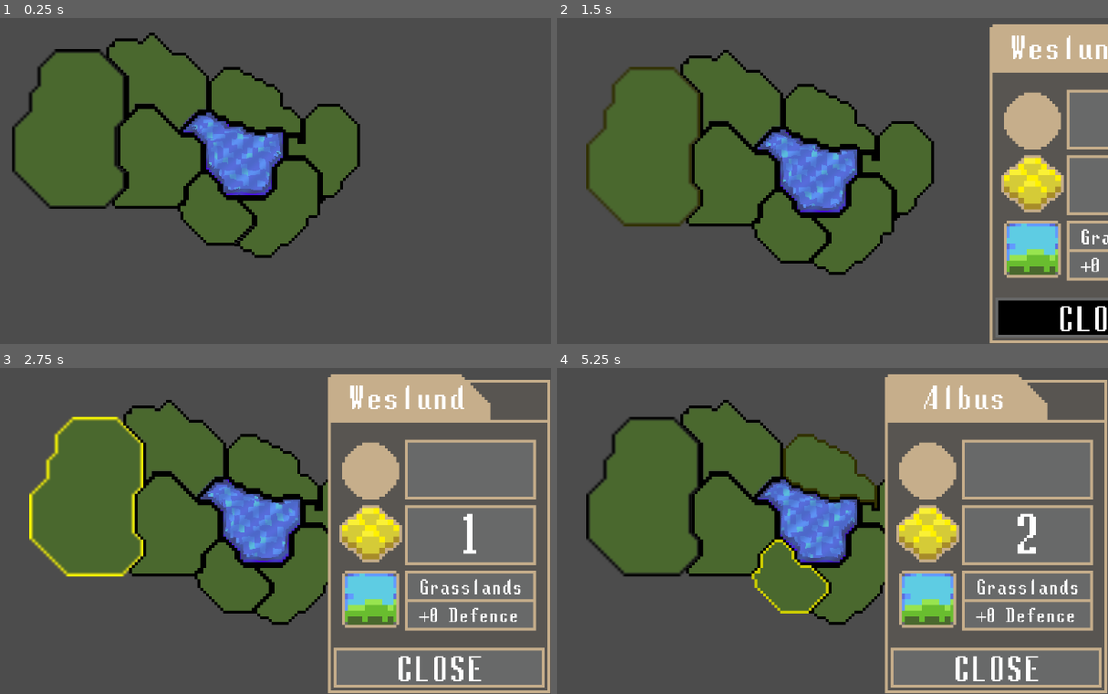
Above: before the commit, frames 1-4 (two rows, left to right).
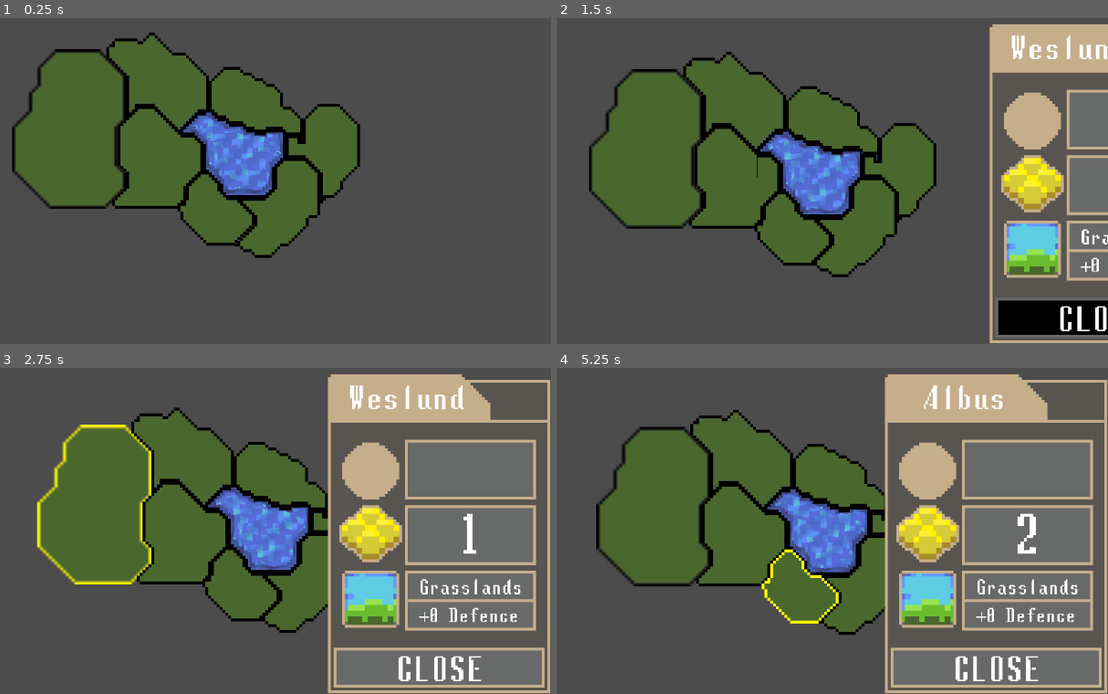
Above: after the commit, the same moments.

Repository: Raelr/StrategyGame
Game: Godot game, scene res://Scenes/World.tscn
Same seed, same stepped clock (60 frames per second), same inputs: the game is played once before the commit and once after it.
Inputs (mouse positions are in pixels of both pictures, inside the frame that each line leads up to):
- Up to frame 1 (0.25 s): no input
- Up to frame 2 (1.5 s): tap Enter at 0.5 s; move the mouse to (634, 135) at 0.52 s; press the mouse at (634, 135) at 0.53 s; move the mouse to (997, 317) at 1.27 s; release the mouse at (997, 317) at 1.28 s; click (997, 317) at 1.35 s
- Up to frame 3 (2.75 s): move the mouse to (88, 495) at 2.02 s; press the mouse at (88, 495) at 2.03 s
- Up to frame 4 (5.25 s): move the mouse to (733, 524) at 2.77 s; release the mouse at (733, 524) at 2.78 s; click (733, 524) at 2.85 s; move the mouse to (733, 449) at 3.52 s; press the mouse at (733, 449) at 3.53 s; move the mouse to (832, 472) at 4.27 s; release the mouse at (832, 472) at 4.28 s; click (832, 472) at 4.35 s; tap Space at 5 s; move the mouse to (788, 576) at 5.02 s; press the mouse at (788, 576) at 5.03 s

The runs differ from the first frame. In frame 1, 0.1% of the frame differs, in the area x 32-52%, y 28-55%; in frame 2, 5.6%; in frame 3, 9.1%; in frame 4, 10%, in the area x 5-60%, y 9-82%.

Commit message:
Added a slight dampening to the camera zoom

Diff:
--- a/Scenes/Water.tscn
+++ b/Scenes/Water.tscn
@@ -13,17 +13,14 @@
 normal_map = ExtResource( 5 )
 script = ExtResource( 2 )
 
-[node name="CanvasLayer" type="CanvasLayer" parent="."]
-layer = -1
-follow_viewport_enable = true
-
-[node name="ColorRect" type="ColorRect" parent="CanvasLayer"]
+[node name="ColorRect" type="ColorRect" parent="."]
+show_behind_parent = true
 anchor_left = -3.91006e-05
 anchor_right = -3.91006e-05
-margin_left = 564.04
-margin_top = 264.0
-margin_right = 600.04
-margin_bottom = 294.0
+margin_left = -17.9986
+margin_top = -15.0
+margin_right = 19.0014
+margin_bottom = 16.0
 color = Color( 0.309804, 0.447059, 0.784314, 1 )
 __meta__ = {
 "_edit_use_anchors_": false
--- a/Scenes/World.tscn
+++ b/Scenes/World.tscn
@@ -35,21 +35,18 @@
 anchor_mode = 1
 mouse_offset = Vector2( 30, 30 )
 friction = Vector2( 1, 1 )
+zoom_friction = Vector2( 0.05, 0.05 )
 move_speed = 100.0
 max_distance = 50.0
-zoom_speed = 0.01
+zoom_speed = 0.1
 
 [node name="Water" parent="." instance=ExtResource( 11 )]
 position = Vector2( 566.783, 321.544 )
 scale = Vector2( 4, 4 )
 z_index = -1
 
-[node name="ColorRect" parent="Water/CanvasLayer" index="0"]
-margin_left = 499.04
-margin_top = 265.0
-margin_right = 643.04
-margin_bottom = 384.0
-color = Color( 0.290196, 0.00392157, 1, 1 )
+[node name="ColorRect" parent="Water" index="0"]
+mouse_filter = 2
 
 [node name="WestRegion" parent="." instance=ExtResource( 1 )]
 position = Vector2( 338.55, 288.962 )
--- a/Scripts/RTSCamera.gd
+++ b/Scripts/RTSCamera.gd
@@ -2,17 +2,20 @@
 
 export (Vector2) var mouse_offset
 export (Vector2) var friction
+export (Vector2) var zoom_friction
 export (float) var move_speed
 export (float) var max_distance
 export (float) var zoom_speed
 
 const VELOCITY_DELTA = 0.01
 const MAX_ACCELERATION = 50
-const MIN_ZOOM_FACTOR = 0.8
+const MAX_ZOOM_ACCELERATION = 1
+const MIN_ZOOM_FACTOR = 0.7
 const MAX_ZOOM_FACTOR = 1.1
 
 onready var screen = get_viewport().size
 onready var velocity = Vector2(0,0)
+onready var zoom_velocity = Vector2(0,0)
 onready var max_dist = Vector2(position.x + max_distance, position.y + max_distance)
 onready var min_dist = Vector2(position.x - max_distance, position.y - max_distance)
 
@@ -24,6 +27,21 @@
 
 func _process(delta):
 		position = position.linear_interpolate(adjust_velocity(), delta)
+		zoom = zoom.linear_interpolate(adjust_zoom_velocity(), delta)
+
+func adjust_zoom_velocity():
+
+	zoom_velocity.x = apply_friction(zoom_velocity.x, zoom_friction.x)
+	zoom_velocity.y = apply_friction(zoom_velocity.y, zoom_friction.y)
+
+	if abs(zoom_velocity.x) < VELOCITY_DELTA:
+		zoom_velocity.x = 0
+	if abs(zoom_velocity.y) < VELOCITY_DELTA:
+		zoom_velocity.y = 0
+
+	zoom_velocity = Vector2(clamp(zoom_velocity.x, -MAX_ZOOM_ACCELERATION, MAX_ZOOM_ACCELERATION), clamp(zoom_velocity.y, -MAX_ZOOM_ACCELERATION, MAX_ZOOM_ACCELERATION))
+
+	return Vector2(clamp(zoom.x + zoom_velocity.x, MIN_ZOOM_FACTOR, MAX_ZOOM_FACTOR), clamp(zoom.y + zoom_velocity.y, MIN_ZOOM_FACTOR, MAX_ZOOM_FACTOR))
 
 func adjust_velocity():
 	var mouse = get_viewport().get_mouse_position()
@@ -39,8 +57,6 @@
 
 	velocity.x = apply_friction(velocity.x, friction.x)
 	velocity.y = apply_friction(velocity.y, friction.y)
-
-	velocity = Vector2(clamp(velocity.x, -MAX_ACCELERATION, MAX_ACCELERATION), clamp(velocity.y, -MAX_ACCELERATION, MAX_ACCELERATION))
 
 	if abs(velocity.x) < VELOCITY_DELTA:
 		velocity.x = 0
@@ -58,13 +74,9 @@
 
 func _input(event):
 	if event is InputEventMagnifyGesture:
-		var zoom_velocity = Vector2(0,0)
 		if event.factor > 1:
 			zoom_velocity.x -= zoom_speed
 			zoom_velocity.y -= zoom_speed
 		else:
 			zoom_velocity.x += zoom_speed
 			zoom_velocity.y += zoom_speed
-
-		zoom.x = clamp(zoom.x + zoom_velocity.x, MIN_ZOOM_FACTOR, MAX_ZOOM_FACTOR)
-		zoom.y = clamp(zoom.y + zoom_velocity.y, MIN_ZOOM_FACTOR, MAX_ZOOM_FACTOR)
--- a/Scripts/Region.gd
+++ b/Scripts/Region.gd
@@ -41,7 +41,7 @@
 
 func set_occupied(overlay_color, border_color, delta):
 	transition_color(delta, $Details/Overlay, occupied_color)
-	transition_color(delta, $Details/Outline, border_color)
+	$Details/Outline.modulate = border_color
 
 func transition_color(delta, ui, dest_color):
 	if elapsed < change_duration:
